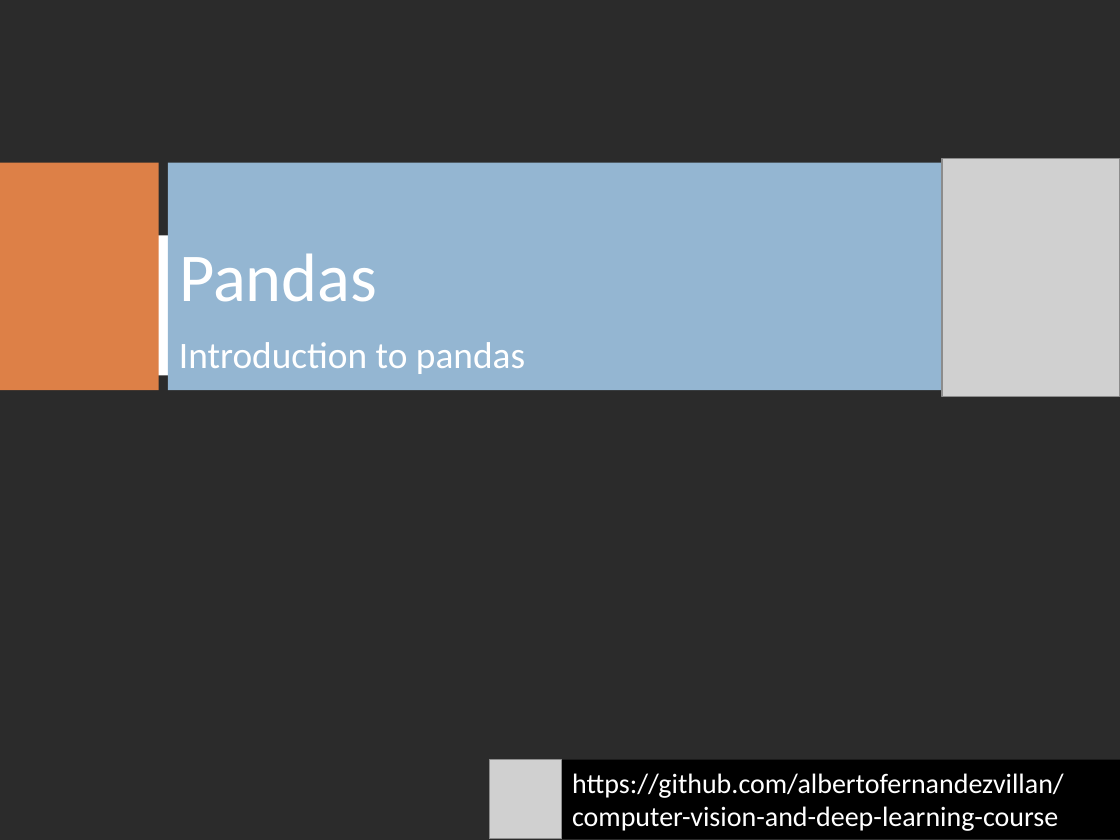
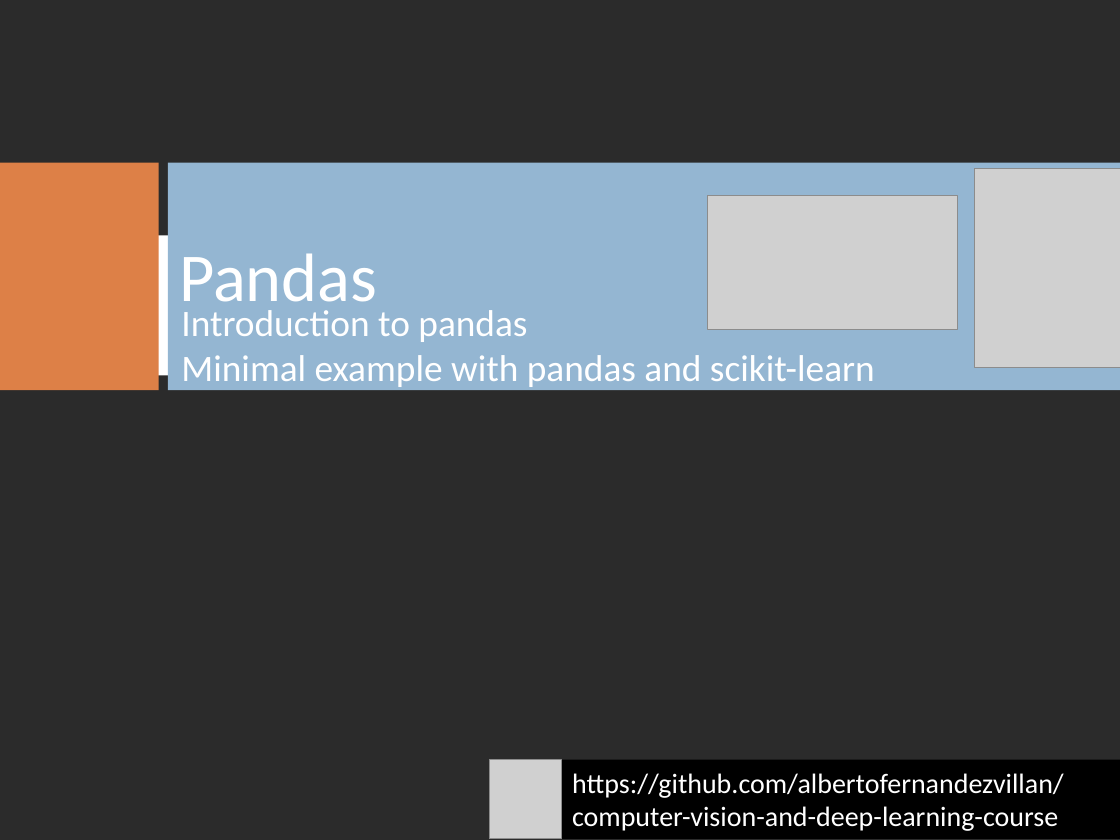
Before and after one commit to albertofernandezvillan/computer-vision-and-deep-learning-course, a slide deck: slide 8 of presentations/Pandas_introduction.pptx (slide 7 before the commit). Drawn at 1120x840 pixels with LibreOffice and Linux fonts; fonts in the diff are those of the drawing; grey boxes stand for pictures; background and template pictures are left out; a plain dark background stands for a picture behind light text. Boxes give left, top, right and bottom in pixels: in the first picture for what was removed or moved away, otherwise in the second. Text is boxed around its words. In the diff, an @@ line names an element or a change of style, - is before the commit and + after.

```diff
--- a/presentations/Pandas_introduction.pptx
+++ b/presentations/Pandas_introduction.pptx
@@ picture resized from (x1=942, y1=159, x2=1120, y2=396) to (x1=974, y1=168, x2=1120, y2=367) @@
@@ picture added at (x1=707, y1=195, x2=956, y2=329) @@
@@ text "Introduction to pandas" moved from (x1=179, y1=342, x2=525, y2=374) to (x1=181, y1=310, x2=875, y2=391) @@
@@ text at (x1=181, y1=355, x2=875, y2=391): paragraph added @@
+Minimal example with pandas and scikit-learn
```
Also in this commit, not shown: 1 other slide changed, 1 slide added.
